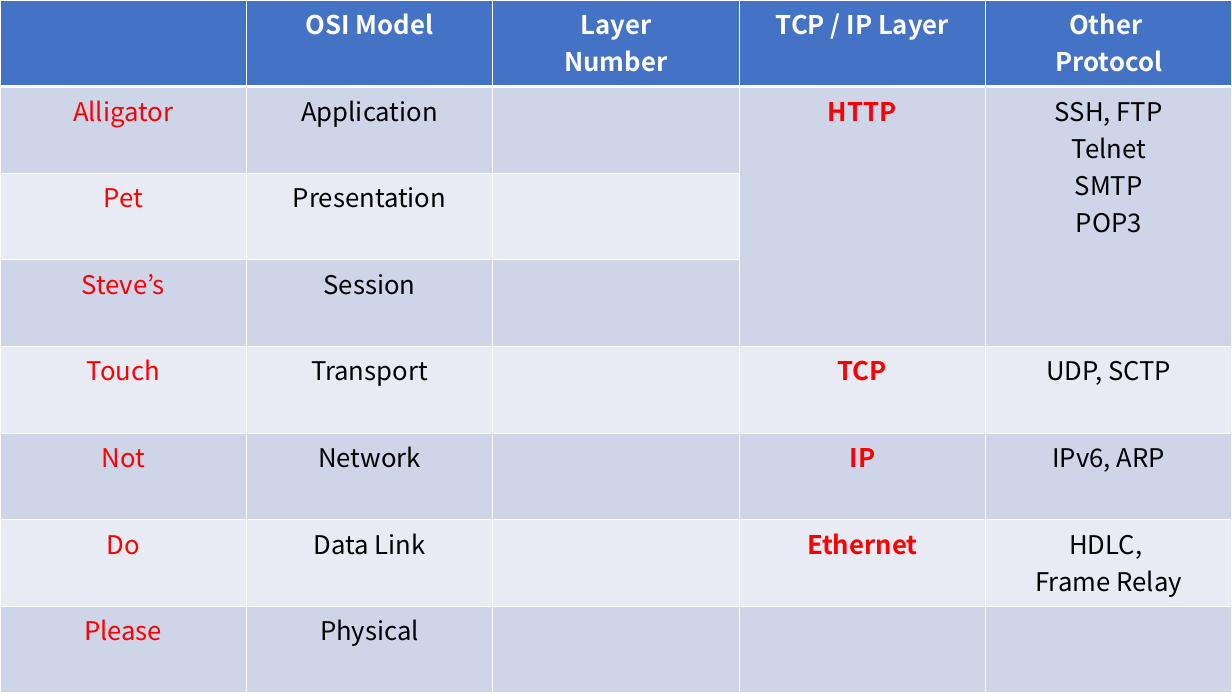
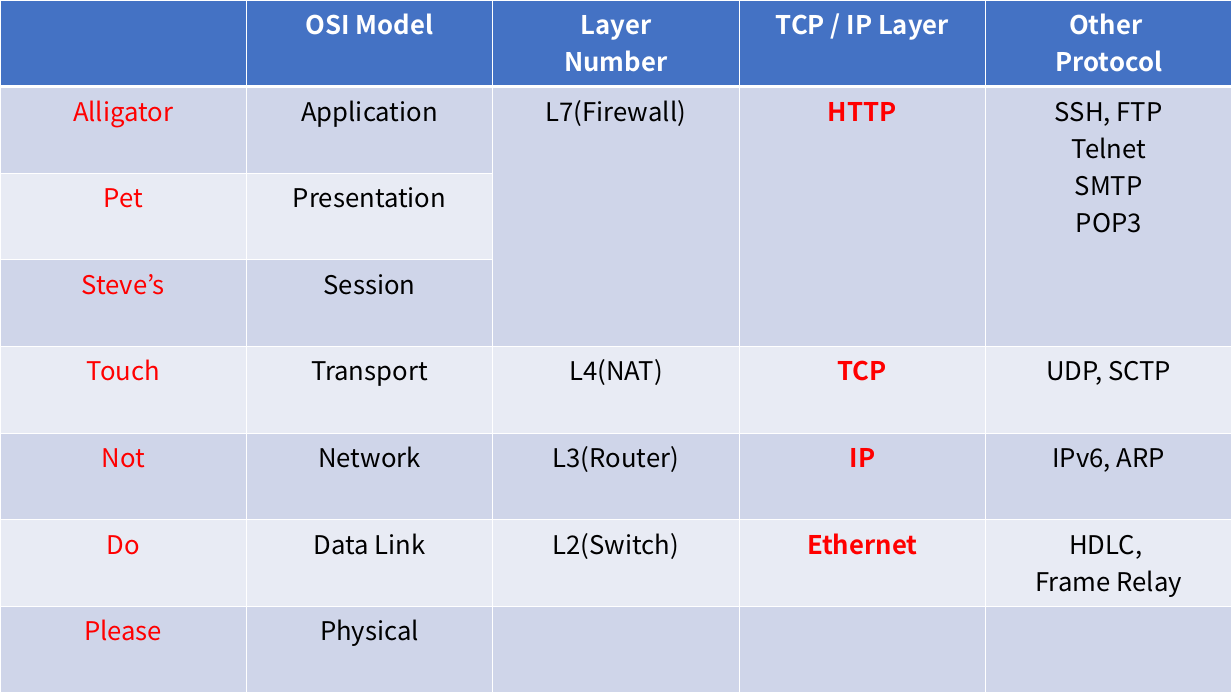
Before and after one commit to Solrukas/osi-and-tcp, a slide deck: slide 1 of osi-and-tcp.pptx. Drawn at 1232x693 pixels with LibreOffice and Linux fonts; fonts in the diff are those of the drawing. Boxes give left, top, right and bottom in pixels: in the first picture for what was removed or moved away, otherwise in the second. Text is boxed around its words. In the diff, an @@ line names an element or a change of style, - is before the commit and + after.

Commit message:
upload ppt file

```diff
--- a/osi-and-tcp.pptx
+++ b/osi-and-tcp.pptx
@@ table at [0, 0, 1232, 693] @@
-row 2, column 3: 
+row 2, column 3: L7(Firewall)
-row 5, column 3: 
+row 5, column 3: L4(NAT)
-row 6, column 3: 
+row 6, column 3: L3(Router)
-row 7, column 3: 
+row 7, column 3: L2(Switch)
```
